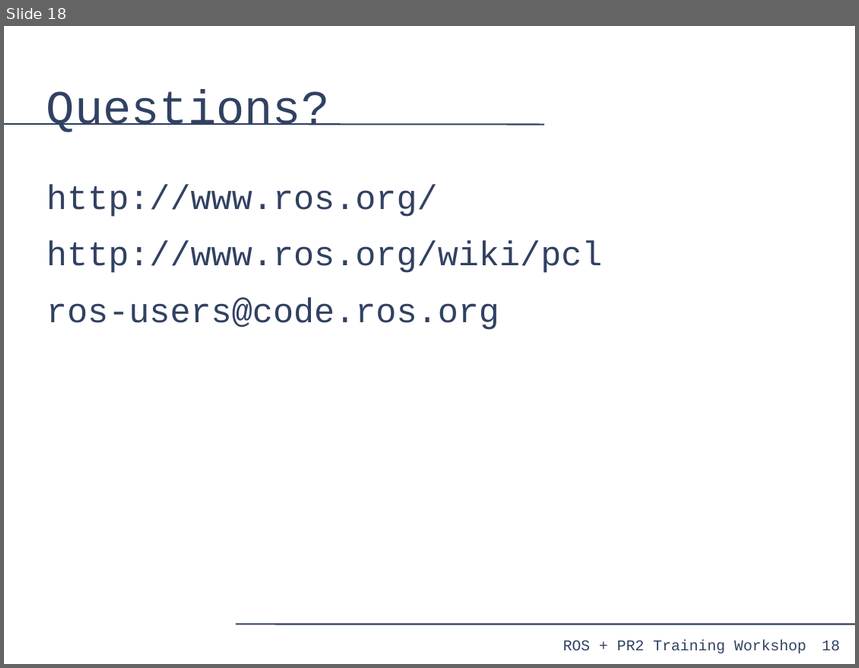
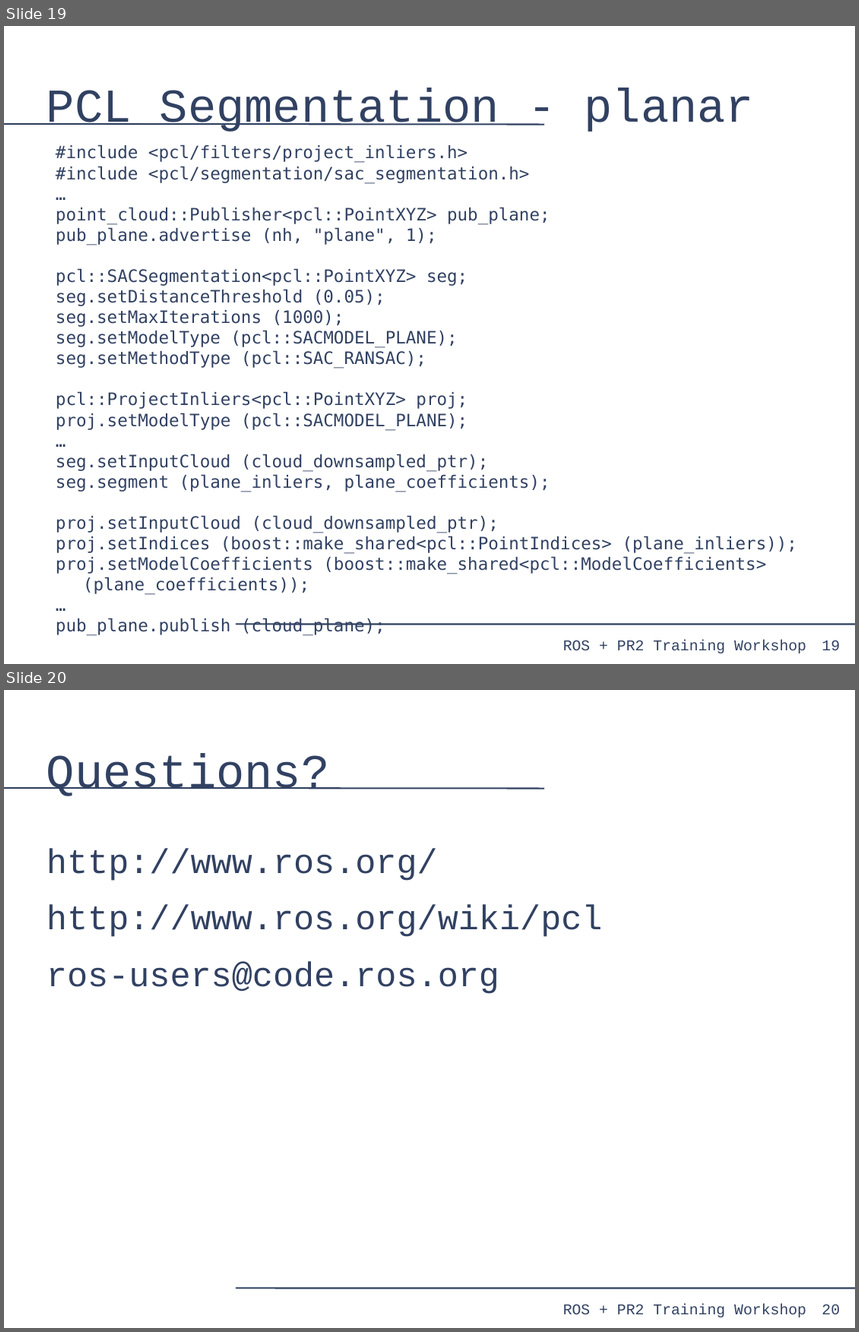
Before and after one commit to PR2/pr2_docs, a slide deck: pr2_training_workshop/processing_laser_data/slides.odp. Shown one above the other, each under a label of ours: slide 18 before the commit, slides 19 and 20 after it. The pictures are 859x668 and 859x1332 pixels, drawn with LibreOffice and Linux fonts; fonts in the diff are those of the drawing. Boxes give left, top, right and bottom in pixels: in the first picture for what was removed or moved away, otherwise in the second. Text is boxed around its words. In the diff, an @@ line names an element or a change of style, - is before the commit and + after.

```diff
--- a/pr2_training_workshop/processing_laser_data/slides.odp
+++ b/pr2_training_workshop/processing_laser_data/slides.odp
@@ slide 19 added at <box>4,26,855,664</box>, background #FFFFFF; not listed: 4 template elements that a slide beside it also shows @@
@@ title added at <box>47,88,754,132</box>, 44 pt, text #314162 @@
+PCL Segmentation - planar
@@ text added at <box>56,145,797,595</box>, 16 pt, text #314162 @@
+#include <pcl/filters/project_inliers.h>
+#include <pcl/segmentation/sac_segmentation.h>
+…
+point_cloud::Publisher<pcl::PointXYZ> pub_plane;
+pub_plane.advertise (nh, "plane", 1);
+pcl::SACSegmentation<pcl::PointXYZ> seg;
+seg.setDistanceThreshold (0.05);
+seg.setMaxIterations (1000);
+seg.setModelType (pcl::SACMODEL_PLANE);
+seg.setMethodType (pcl::SAC_RANSAC);
+pcl::ProjectInliers<pcl::PointXYZ> proj;
+proj.setModelType (pcl::SACMODEL_PLANE);
+…
+seg.setInputCloud (cloud_downsampled_ptr);
+seg.segment (plane_inliers, plane_coefficients);
+proj.setInputCloud (cloud_downsampled_ptr);
+proj.setIndices (boost::make_shared<pcl::PointIndices> (plane_inliers));
+proj.setModelCoefficients (boost::make_shared<pcl::ModelCoefficients> (plane_coefficients));
+…
+pub_plane.publish (cloud_plane);
@@ what was slide 18 is now slide 20 @@
@@ page number at <box>822,1305,840,1315</box>: text changed @@
-18
+20
```
Also in this commit, not shown: 1 slide changed, 1 other slide added.
